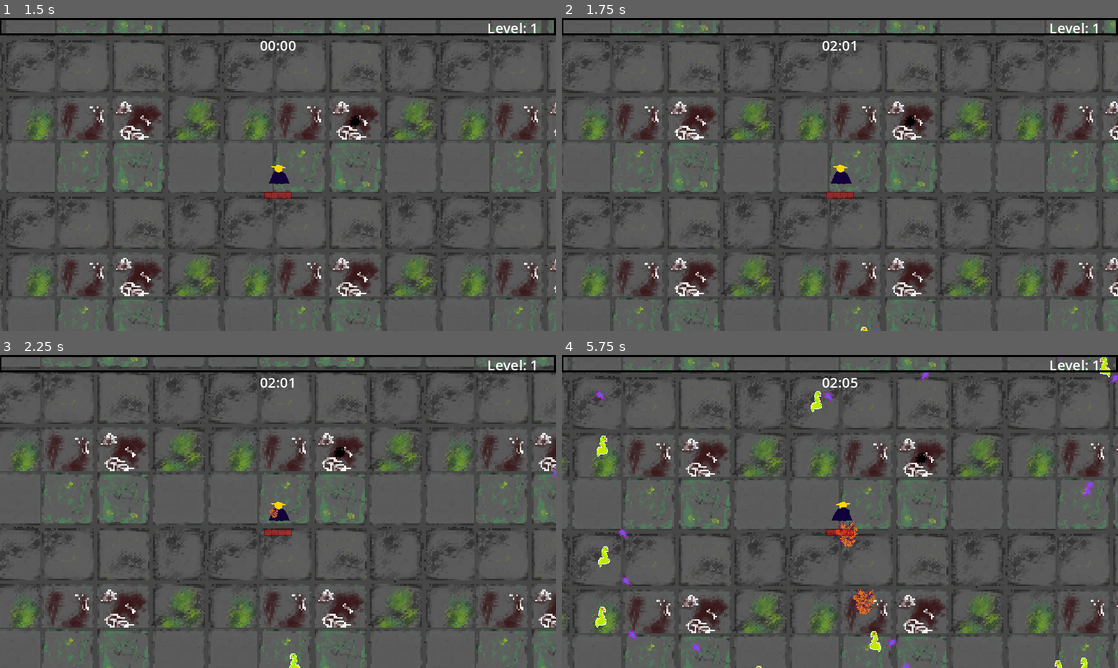
Above: before the commit, frames 1-4 (two rows, left to right).
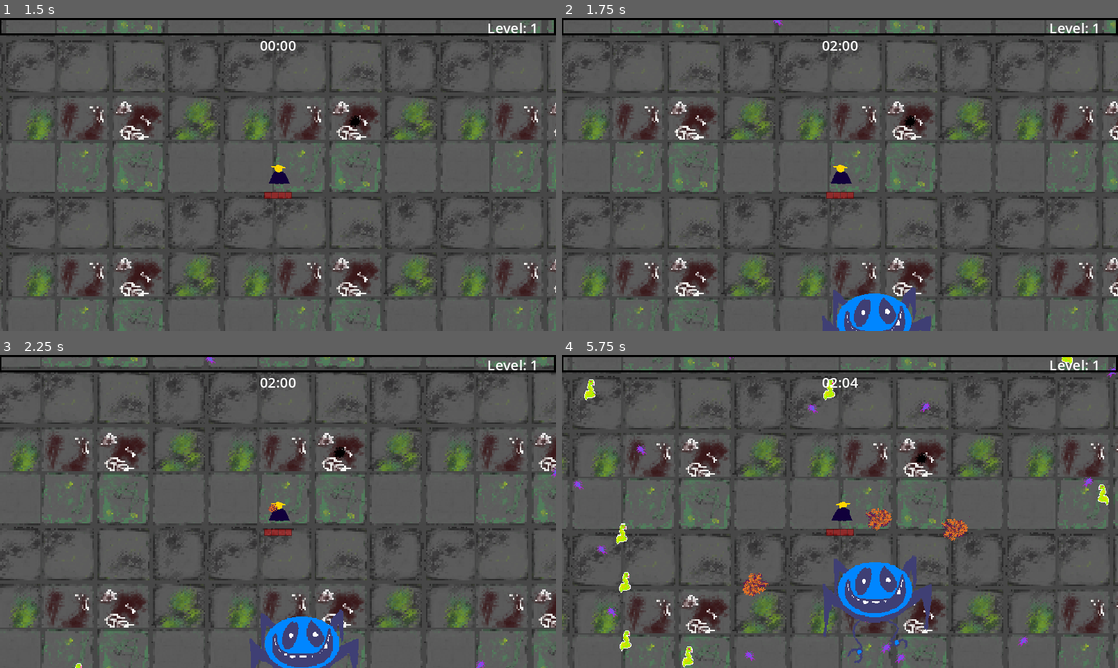
Above: after the commit, the same moments.

Repository: Jujubileuu/Code-Land
Game: Godot game, scene res://MenuScreen/menu.tscn
Two runs of this game, one before a commit and one after it. Both use one fixed random seed, a clock stepped at 60 frames per second and the inputs below. Video files are missing from this copy of the repository; at most half a second of black plays in their place.
Inputs (mouse positions are in pixels of both pictures, inside the frame that each line leads up to):
- Up to frame 1 (1.5 s): click "JOGAR" at 0.5 s; tap Enter at 1.25 s; move the mouse to (400, 158) at 1.27 s; hold D (right) from 1.28 s (still down); click (400, 158) at 1.35 s
- Up to frame 2 (1.75 s): keep holding D (right)
- Up to frame 3 (2.25 s): move the mouse to (166, 527) at 2.02 s; release D (right) at 2.03 s; hold S (down) from 2.03 s (still down); click (166, 527) at 2.1 s
- Up to frame 4 (5.75 s): move the mouse to (895, 442) at 2.77 s; release S (down) at 2.78 s; hold D (right) 2.78-3.53 s; click (895, 442) at 2.85 s; move the mouse to (812, 574) at 3.52 s; hold W (up) 3.53-4.28 s; click (812, 574) at 3.6 s; move the mouse to (1006, 558) at 4.27 s; hold A (left) from 4.28 s (still down); click (1006, 558) at 4.35 s; move the mouse to (673, 464) at 5.02 s; click (673, 464) at 5.1 s

Frame 1 is identical in both runs. In frame 2, 1.9% of the frame differs, in the area x 38-67%, y 0-100%; in frame 3, 2.7%; in frame 4, 5.4%, in the area x 2-100%, y 0-100%.

Commit message:
Create boss health bar function

Diff:
--- a/gametest/Jogador/jogador.gd
+++ b/gametest/Jogador/jogador.gd
@@ -283,3 +283,6 @@
 func _on_btn_menu_pressed():
 	get_tree().paused = false
 	var _level = get_tree().change_scene_to_file("res://MenuScreen/menu.tscn")
+
+func boss_health():
+	pass
--- a/gametest/Jogador/jogador.tscn
+++ b/gametest/Jogador/jogador.tscn
@@ -126,6 +126,17 @@
 texture_over = ExtResource("6_x7xd8")
 texture_progress = ExtResource("7_t25b2")
 
+[node name="HealthBarBoss" type="TextureProgressBar" parent="GUILayer/GUI"]
+unique_name_in_owner = true
+self_modulate = Color(1, 1, 1, 0.392157)
+offset_left = 220.0
+offset_top = 400.0
+offset_right = 252.0
+offset_bottom = 408.0
+value = 50.0
+texture_over = ExtResource("6_x7xd8")
+texture_progress = ExtResource("7_t25b2")
+
 [node name="LevelUp" type="Panel" parent="GUILayer/GUI"]
 unique_name_in_owner = true
 process_mode = 2
--- a/gametest/Utilidade/enemy_spawner.gd
+++ b/gametest/Utilidade/enemy_spawner.gd
@@ -4,12 +4,13 @@
 
 @onready var player = get_tree().get_first_node_in_group("player")
 
-var time = 120
+var time = 119
 
 signal changetime(time)
+signal boss_presence(boss_present: bool)  # New signal to notify boss presence
 
 func _ready():
-	connect("changetime",Callable(player,"change_time"))
+	connect("changetime", Callable(player, "change_time"))
 
 func _on_timer_timeout():
 	time += 1
@@ -24,18 +25,22 @@
 				var counter = 0
 				while counter < i.enemy_num:
 					var enemy_spawn = new_enemy.instantiate()
+					var is_boss = new_enemy == preload("res://inimigos/boss_css.tscn") or new_enemy == preload("res://inimigos/boss_javascript.tscn")
+					enemy_spawn.is_boss = is_boss
 					enemy_spawn.global_position = get_random_position()
 					add_child(enemy_spawn)
+					if is_boss:
+						emit_signal("boss_presence", true)  # Emit signal when boss is spawned
 					counter += 1
-	emit_signal("changetime",time)
+	emit_signal("changetime", time)
 
 func get_random_position():
-	var vpr = get_viewport_rect().size * randf_range(1.1,1.4)
-	var top_left = Vector2(player.global_position.x - vpr.x*2, player.global_position.y - vpr.y*2)
-	var top_right = Vector2(player.global_position.x + vpr.x*2, player.global_position.y - vpr.y*2)
-	var bottom_left = Vector2(player.global_position.x - vpr.x*2, player.global_position.y + vpr.y*2)
-	var bottom_right = Vector2(player.global_position.x + vpr.x*2, player.global_position.y + vpr.y*2)
-	var pos_side = ["up","down","right","left"].pick_random()
+	var vpr = get_viewport_rect().size * randf_range(1.1, 1.4)
+	var top_left = Vector2(player.global_position.x - vpr.x * 2, player.global_position.y - vpr.y * 2)
+	var top_right = Vector2(player.global_position.x + vpr.x * 2, player.global_position.y - vpr.y * 2)
+	var bottom_left = Vector2(player.global_position.x - vpr.x * 2, player.global_position.y + vpr.y * 2)
+	var bottom_right = Vector2(player.global_position.x + vpr.x * 2, player.global_position.y + vpr.y * 2)
+	var pos_side = ["up", "down", "right", "left"].pick_random()
 	var spawn_pos1 = Vector2.ZERO
 	var spawn_pos2 = Vector2.ZERO
 
--- a/gametest/inimigos/enemy.gd
+++ b/gametest/inimigos/enemy.gd
@@ -5,6 +5,8 @@
 @export var knockback_recovery = 3.5
 @export var enemy_damage = 1
 @export var experience = 1
+@export var is_boss = false  # New variable to identify if the enemy is a boss
+
 var knockback = Vector2.ZERO
 
 @onready var sprite = $Sprite2D
@@ -20,6 +22,8 @@
 
 func _ready():
 	hitBox.damage = enemy_damage
+	if is_boss:
+		print("A boss has spawned!")  # Print a message when a boss spawns
 
 func _physics_process(_delta):
 	knockback = knockback.move_toward(Vector2.ZERO, knockback_recovery)
@@ -36,19 +40,19 @@
 func death():
 	emit_signal("remove_from_array", self)
 	var enemy_death = death_anim.instantiate()
-	enemy_death.scale = sprite.scale*2
+	enemy_death.scale = sprite.scale * 2
 	enemy_death.global_position = global_position
 	get_parent().call_deferred("add_child", enemy_death)
 	var new_gem = exp_gem.instantiate()
 	new_gem.global_position = global_position
 	new_gem.experience = experience
-	loot_base.call_deferred("add_child",new_gem)
+	loot_base.call_deferred("add_child", new_gem)
 	queue_free()
 
 func _on_hurt_box_hurt(damage, angle, knockback_amount):
 	var rand = RandomNumberGenerator.new().randi_range(0,10)
 	if rand <= UpgradeDb.critic_chance:
-		healph -= damage*2
+		healph -= damage * 2
 	else:
 		healph -= damage
 	knockback = angle * knockback_amount
--- a/gametest/inimigos/enemy_caramujo.tscn
+++ b/gametest/inimigos/enemy_caramujo.tscn
@@ -16,6 +16,7 @@
 size = Vector2(43, 68)
 
 [node name="enemy" type="CharacterBody2D" groups=["player"]]
+scale = Vector2(1.5, 1.5)
 collision_layer = 5
 collision_mask = 5
 motion_mode = 1
--- a/gametest/inimigos/enemy_fumaca.tscn
+++ b/gametest/inimigos/enemy_fumaca.tscn
@@ -16,6 +16,7 @@
 size = Vector2(105, 100)
 
 [node name="enemy" type="CharacterBody2D" groups=["player"]]
+scale = Vector2(2, 2)
 collision_layer = 5
 collision_mask = 5
 motion_mode = 1
